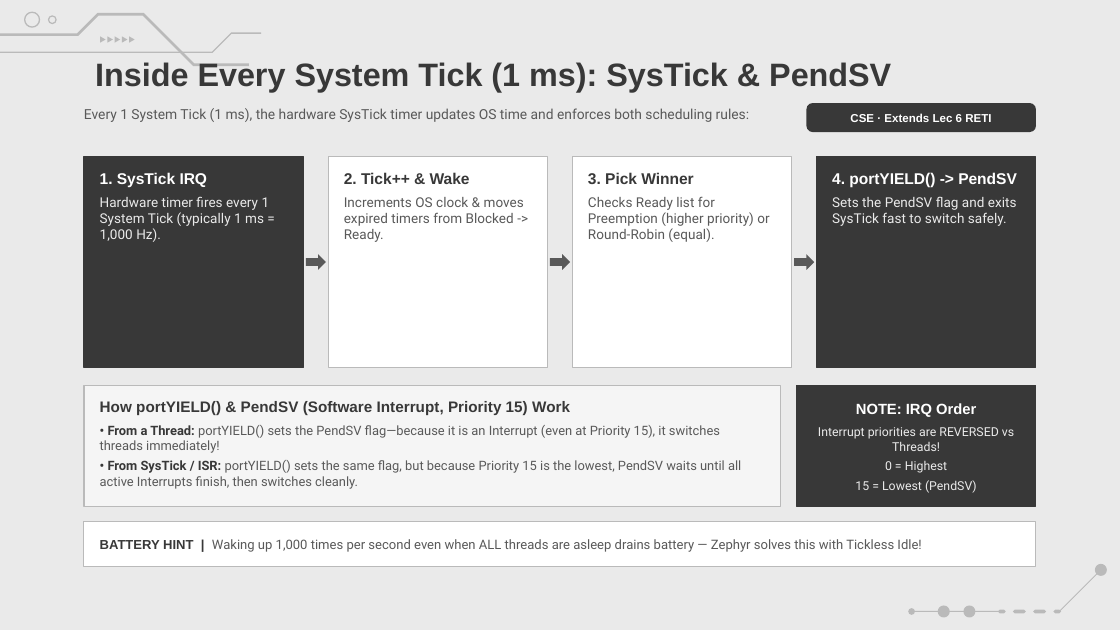
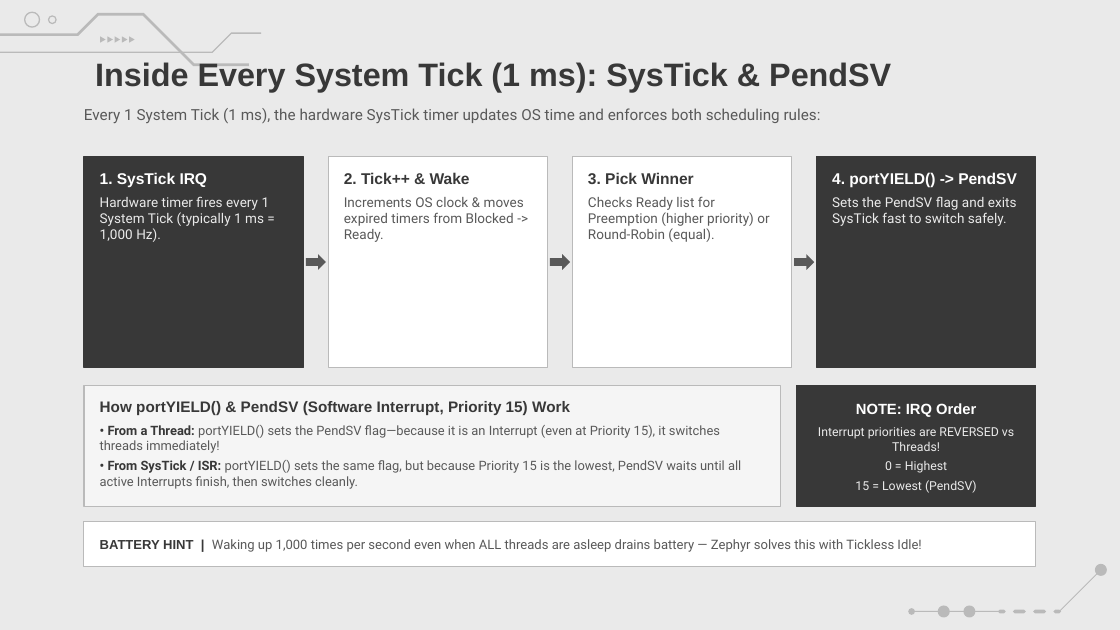
Before and after one commit to amrsaeedcse/zephyr-vs-freertos-presentation, a slide deck: slide 6 of Zephyr_RTOS_vs_FreeRTOS.pptx. Drawn at 1120x630 pixels with LibreOffice and Linux fonts; fonts in the diff are those of the drawing; background and template pictures are left out. Boxes give left, top, right and bottom in pixels: in the first picture for what was removed or moved away, otherwise in the second. Text is boxed around its words. In the diff, an @@ line names an element or a change of style, - is before the commit and + after.

```diff
--- a/Zephyr_RTOS_vs_FreeRTOS.pptx
+++ b/Zephyr_RTOS_vs_FreeRTOS.pptx
@@ text "Every 1 System Tick (1 ..." at (84,108,821,123): size 8.9 to 9.8 pt @@
@@ rounded rectangle removed at (806,103,1036,132) @@
-CSE · Extends Lec 6 RETI
```
Also in this commit, not shown: 11 other slides changed, 2 other files.
